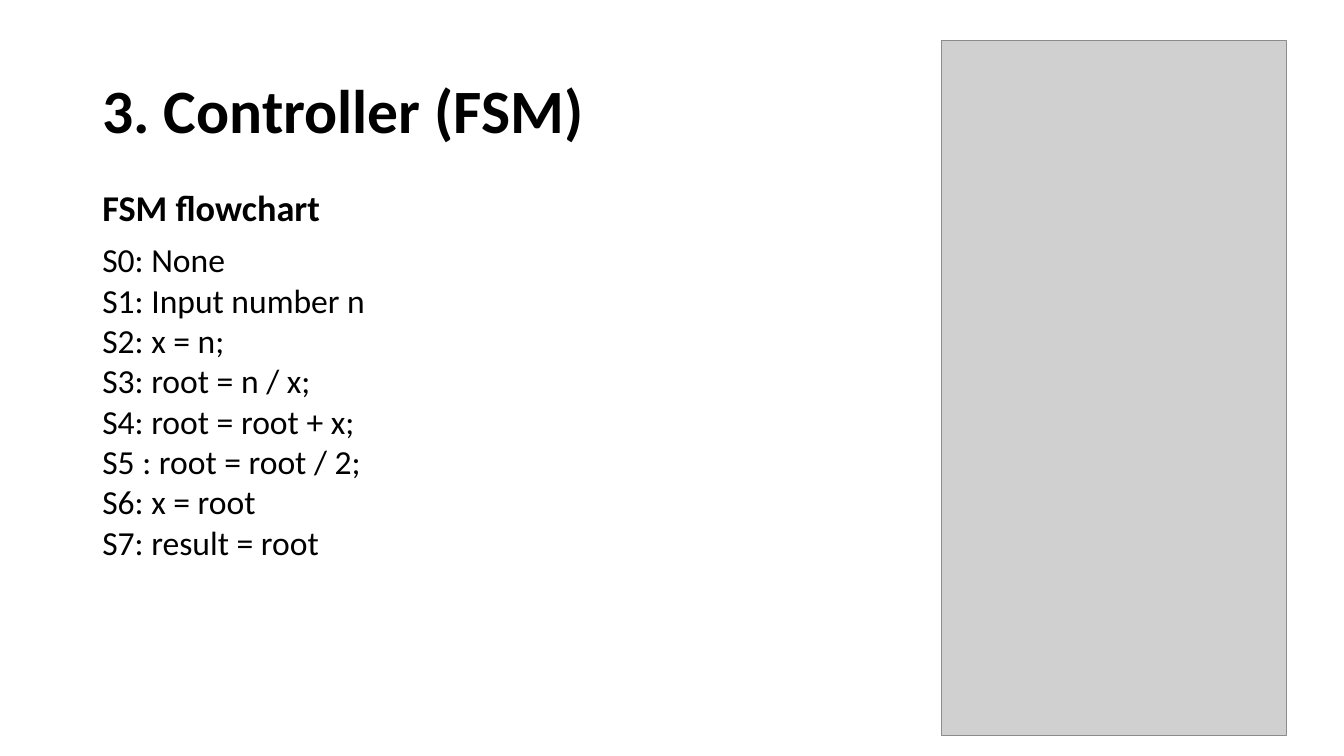
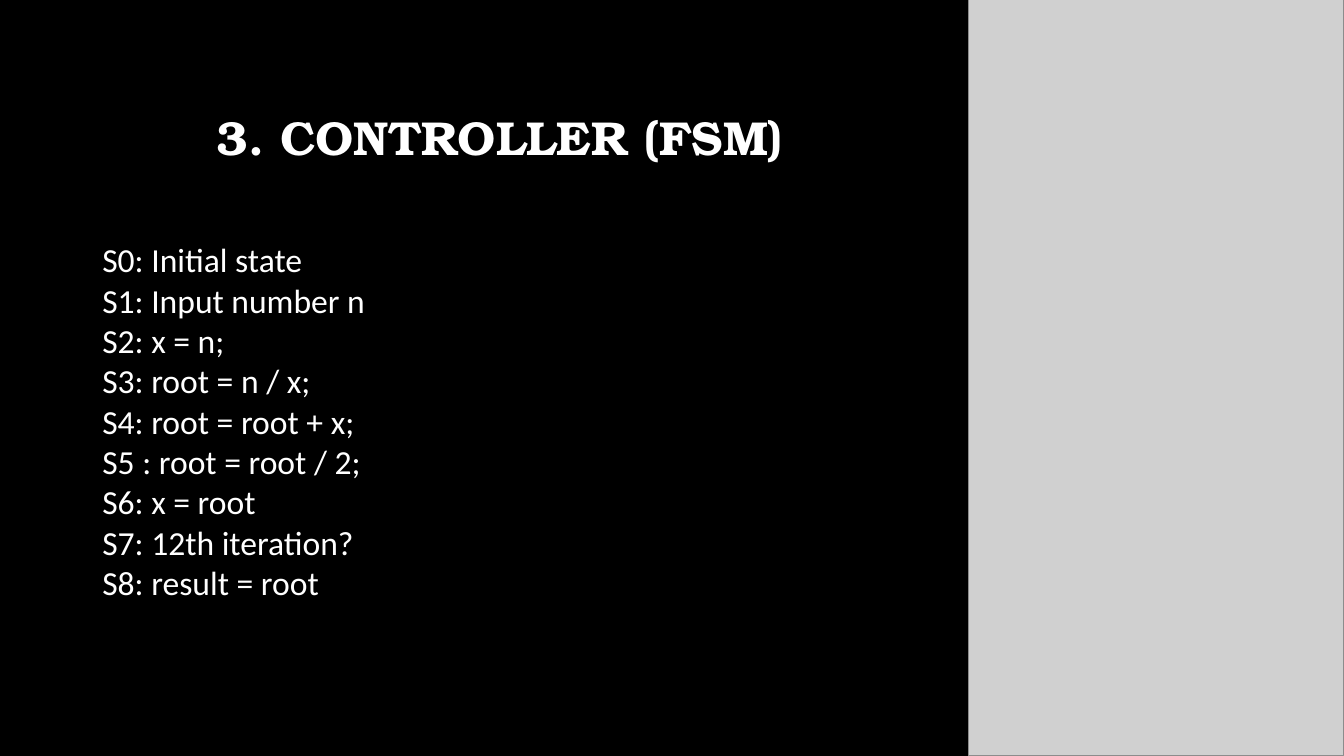
Before and after one commit to hohaicongthuan/Share-To-Other, a slide deck: slide 7 of Group Project/FloatingPointSquareRoot/Floating Point Squareroot.pptx. Drawn at 1344x756 pixels with LibreOffice and Linux fonts; fonts in the diff are those of the drawing; grey boxes stand for pictures; background and template pictures are left out. Boxes give left, top, right and bottom in pixels: in the first picture for what was removed or moved away, otherwise in the second. Text is boxed around its words. In the diff, an @@ line names an element or a change of style, - is before the commit and + after.

```diff
--- a/Group Project/FloatingPointSquareRoot/Floating Point Squareroot.pptx
+++ b/Group Project/FloatingPointSquareRoot/Floating Point Squareroot.pptx
@@ background #FFFFFF to picture (left out) @@
@@ picture: place and size @@
-picture at <box>942,40,1287,736</box>
+picture at <box>969,0,1344,756</box>
@@ title at <box>217,120,783,163</box>: text changed; size 44 to 34 pt; font Calibri to TeX Gyre Bonum; text colour #000000 to #FFFFFF @@
-3. Controller (FSM)
+3. CONTROLLER (FSM)
@@ text removed at <box>102,195,320,222</box> @@
-FSM flowchart
@@ text at <box>102,248,365,319</box>: text changed; text colour #000000 to #FFFFFF @@
-S0: None
-S1: Input number n
+S0: Initial state
+S1: Input number n
@@ text at <box>102,331,361,515</box>: text colour #000000 to #FFFFFF in "S2: x = n;", "S3: root = n / x;", "S4: root = root + x;", "S5 : root = root / 2;" and 1 more places @@
@@ text at <box>102,531,354,596</box>: text changed; text colour #000000 to #FFFFFF @@
-S7: result = root
+S7: 12th iteration?
+S8: result = root
```
Also in this commit, not shown: 21 other slides changed, 1 slide added.
